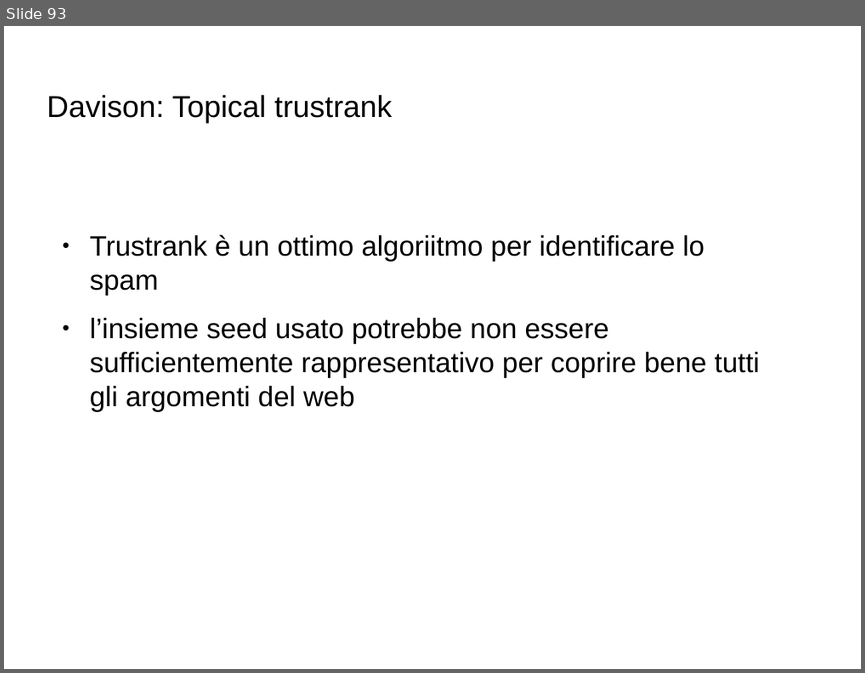
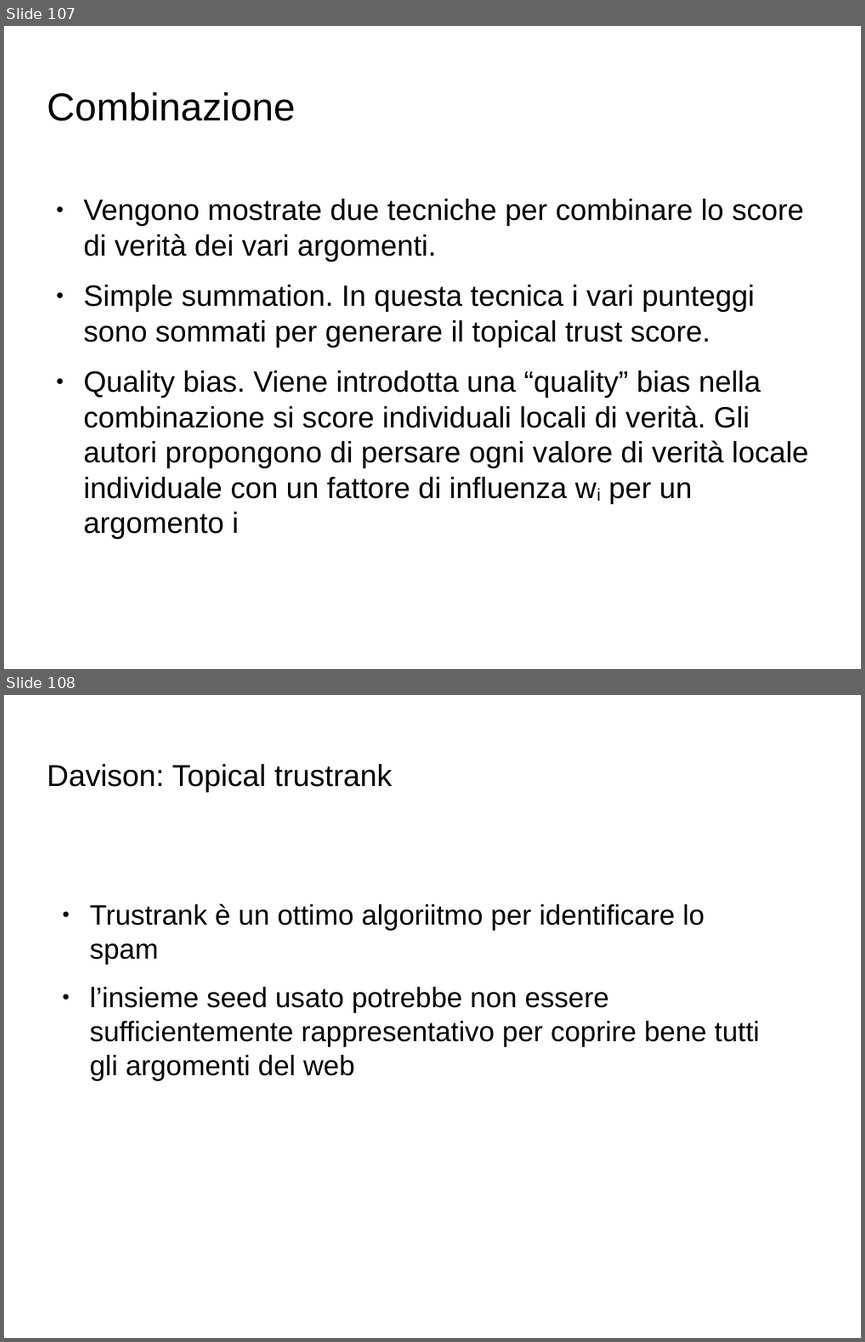
Before and after one commit to Toolanto/presentation, a slide deck: presentazione.odp. Shown one above the other, each under a label of ours: slide 93 before the commit, slides 107 and 108 after it. The pictures are 865x673 and 865x1342 pixels, drawn with LibreOffice and Linux fonts; fonts in the diff are those of the drawing; background and template pictures are left out. Boxes give left, top, right and bottom in pixels: in the first picture for what was removed or moved away, otherwise in the second. Text is boxed around its words. In the diff, an @@ line names an element or a change of style, - is before the commit and + after.

Commit message:
add anti trust

```diff
--- a/presentazione.odp
+++ b/presentazione.odp
@@ slide 107 added at [4,26,861,669], background picture (left out) @@
@@ title added at [46,92,295,121], 36 pt, text #000000 @@
+Combinazione
@@ text added at [84,199,808,539], 27.2 pt, text #000000 @@
+● Vengono mostrate due tecniche per combinare lo score di verità dei vari argomenti.
+● Simple summation. In questa tecnica i vari punteggi sono sommati per generare il topical trust score.
+● Quality bias. Viene introdotta una “quality” bias nella combinazione si score individuali locali di verità. Gli autori propongono di persare ogni valore di verità locale individuale con un fattore di influenza wi per un argomento i
@@ what was slide 93 is now slide 108 @@
```
Also in this commit, not shown: 4 slides changed, 14 other slides added.
